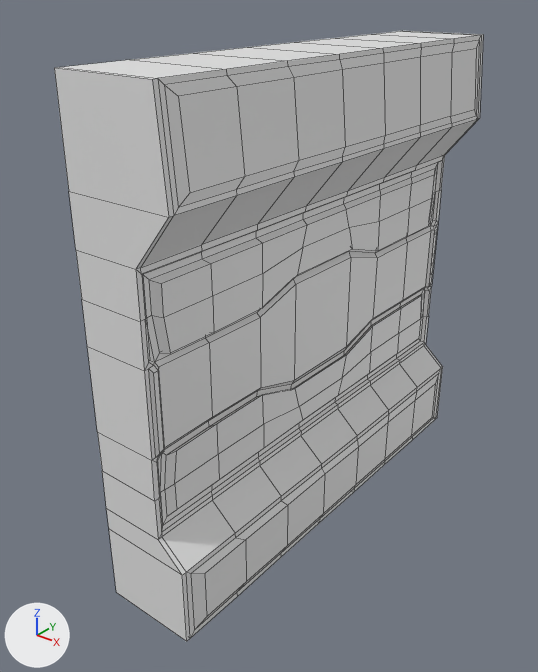
Before and after pictures for a commit that changed the Blender file Tohet/Assets/Models/BasicWall.blend.
Both versions are drawn from a camera (50 mm lens) standing at (2.63, -3.57, 1.86) and looking at (-0.03, -0.25, -0.2). Every picture has the same lights, and +X, +Y and +Z are marked at lower left. Mesh edges are drawn as thin lines.
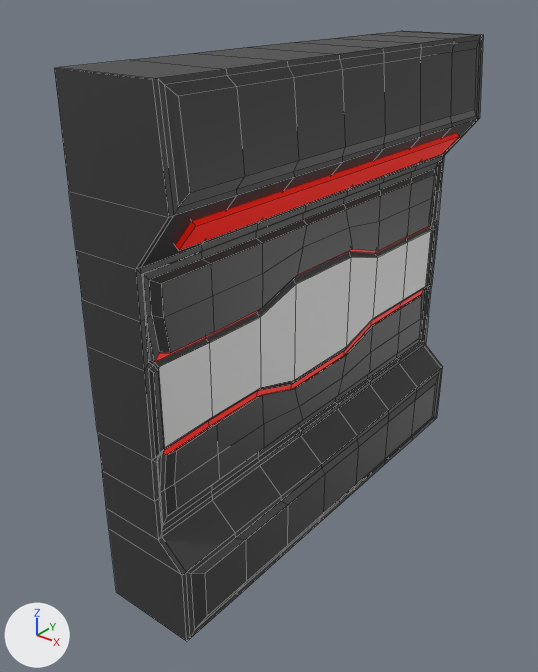
Boxes [x1, y1, x2, y2] around the edits, measured in the pictures (538 x 672 px):
```json
{"object": "Light", "change": "added", "after": [176, 133, 459, 250], "on screen": "red"}
{"part": 1, "of": "me_cube_003", "change": "recoloured", "before": [54, 31, 483, 641], "after": [54, 31, 483, 641]}
{"part": 2, "of": "me_cube_003", "change": "recoloured", "before": [155, 224, 430, 455], "after": [155, 224, 430, 455], "on screen": "grey to red"}
```

The change, as JSON lines over the scene's bpy script:
```json
{"op": "add", "block": "mat_glowing", "code": ["mat_glowing = principled_material('Glowing')", "mat_glowing.base_color = (0.8, 0.00127, 0.0)  # red #e70400", "mat_glowing.emission_color = (0.268, 0.00442, 0.0)  # red #8d0e00", "mat_glowing.emission_strength = 1.0"]}
{"op": "add", "block": "mat_white", "code": ["mat_white = principled_material('White')", "mat_white.base_color = (0.8, 0.8, 0.8)  # white #e7e7e7"]}
{"op": "add", "block": "mat_black", "code": ["mat_black = principled_material('Black')", "mat_black.base_color = (0.0741, 0.0741, 0.0741)  # dark grey #4d4d4d", "mat_black.metallic = 0.554", "mat_black.specular_ior_level = 0.564"]}
{"block": "me_cube_003", "where": "me_cube_003.from_pydata(...)  # 424 vertices, 422 faces; spans x -1.5..3.21, y -1.5..1.5, z -1.5..1.5"}
{"block": "me_cube_003", "where": "# used by ob_cube; location = (0.0, 0.0, 0.0); scale = (0.14, 1.0, 1.0)"}
{"block": "me_cube_003", "change": "me_cube_003 part 1: 401 of the faces centred in x -1.5..3.18, y -1.5..1.5, z -1.5..1.5 switch from no material to mat_black (dark grey #4d4d4d)"}
{"block": "me_cube_003", "change": "me_cube_003 part 2: all 14 faces centred in x 1.35..1.36, y -1.22..1.22, z -0.47..0.28 switch from no material to mat_glowing (red #e70400)"}
{"op": "add", "block": "me_cube_003", "code": "me_cube_003.materials.append(mat_white)  # white #e7e7e7"}
{"op": "add", "block": "me_cube_002", "code": ["me_cube_002 = bpy.data.meshes.new('Cube.002')", "me_cube_002.from_pydata(...)  # a box spanning x -1.5..1.5, y -1.5..1.5, z -1.5..1.5", "me_cube_002.materials.append(mat_glowing)  # red #e70400"]}
{"op": "add", "block": "ob_light", "code": ["ob_light = bpy.data.objects.new('Light', me_cube_002)", "ob_light.location = (0.321, 0.0, 0.816)", "ob_light.rotation_euler = (0.0, 0.697, 0.0)  # degrees (0, 40, 0)", "ob_light.scale = (0.0192, 0.869, 0.0593)"]}
```
